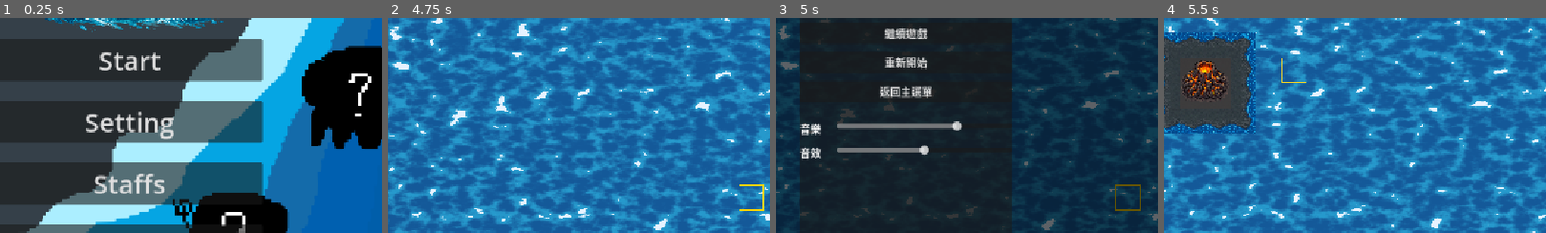
Above: before the commit, frames 1-4 (left to right).
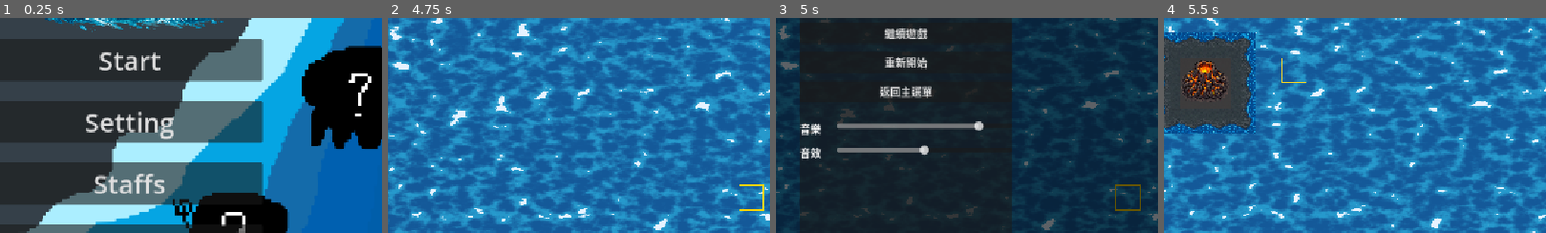
Above: after the commit, the same moments.

Repository: LeoTengAMao/GameJam2026
Game: Godot game, scene res://Tscn/menu.tscn
Same seed, same stepped clock (60 frames per second), same inputs: the game is played once before the commit and once after it.
Inputs (mouse positions are % of the whole screen's width and height, from its top left):
- Up to frame 1 (0.25 s): no input
- Up to frame 2 (4.75 s): click "Start" at 0.5 s; tap Enter at 1.25 s; move the mouse to (72, 45) at 1.27 s; hold D 1.28-2.03 s; click (72, 45) at 1.42 s; move the mouse to (30, 55) at 2.02 s; hold S 2.03-2.78 s; move the mouse to (60, 28) at 2.77 s; hold D 2.78-3.53 s; move the mouse to (45, 70) at 3.52 s; hold W 3.53-4.28 s; click (45, 70) at 3.67 s; move the mouse to (80, 65) at 4.27 s; hold A from 4.28 s (still down)
- Up to frame 3 (5 s): keep holding A; tap Escape (ui_cancel) at 4.9 s
- Up to frame 4 (5.5 s): release A at 5 s; click "重新開始" at 5 s
The pictures show only the part of the screen within x 33-83%, y 26-76%; the shares and areas given below are measured in that part.

Frames 1-2 are identical in both runs. In frame 3, 0.3% of the frame differs, in the area x 45-55%, y 48-53%; in frame 4, nothing differs.

Commit message:
fix: return menu

Diff:
--- a/Script/EventManager.gd
+++ b/Script/EventManager.gd
@@ -1,6 +1,6 @@
 extends Node
 
-var music_db: float = -25.0
+var music_db: float = -10.0
 var sfx_db: float = 0.0
 
 # 定義 UI 專用訊號：當滑鼠懸停的地塊改變時發射
--- a/Tscn/PauseMenu.gd
+++ b/Tscn/PauseMenu.gd
@@ -1,7 +1,7 @@
 extends CanvasLayer
 class_name PauseMenu
 
-@export var title_scene_path: String = "res://Scenes/Title.tscn"
+@export var title_scene_path: String = "res://Tscn/menu.tscn"
 
 @onready var music_slider: HSlider = $Panel/VBox/MusicRow/MusicSlider
 @onready var sfx_slider: HSlider = $Panel/VBox/SFXRow/SFXSlider
@@ -10,8 +10,8 @@
 func _ready() -> void:
 	hide()
 	music_slider.min_value = -60.0
-	music_slider.max_value = -10.0
-	EventManager.music_db = -25.0
+	music_slider.max_value = 0.0
+	EventManager.music_db = -10.0
 	music_slider.value = EventManager.music_db
 	AudioServer.set_bus_volume_db(0, EventManager.music_db)
 
